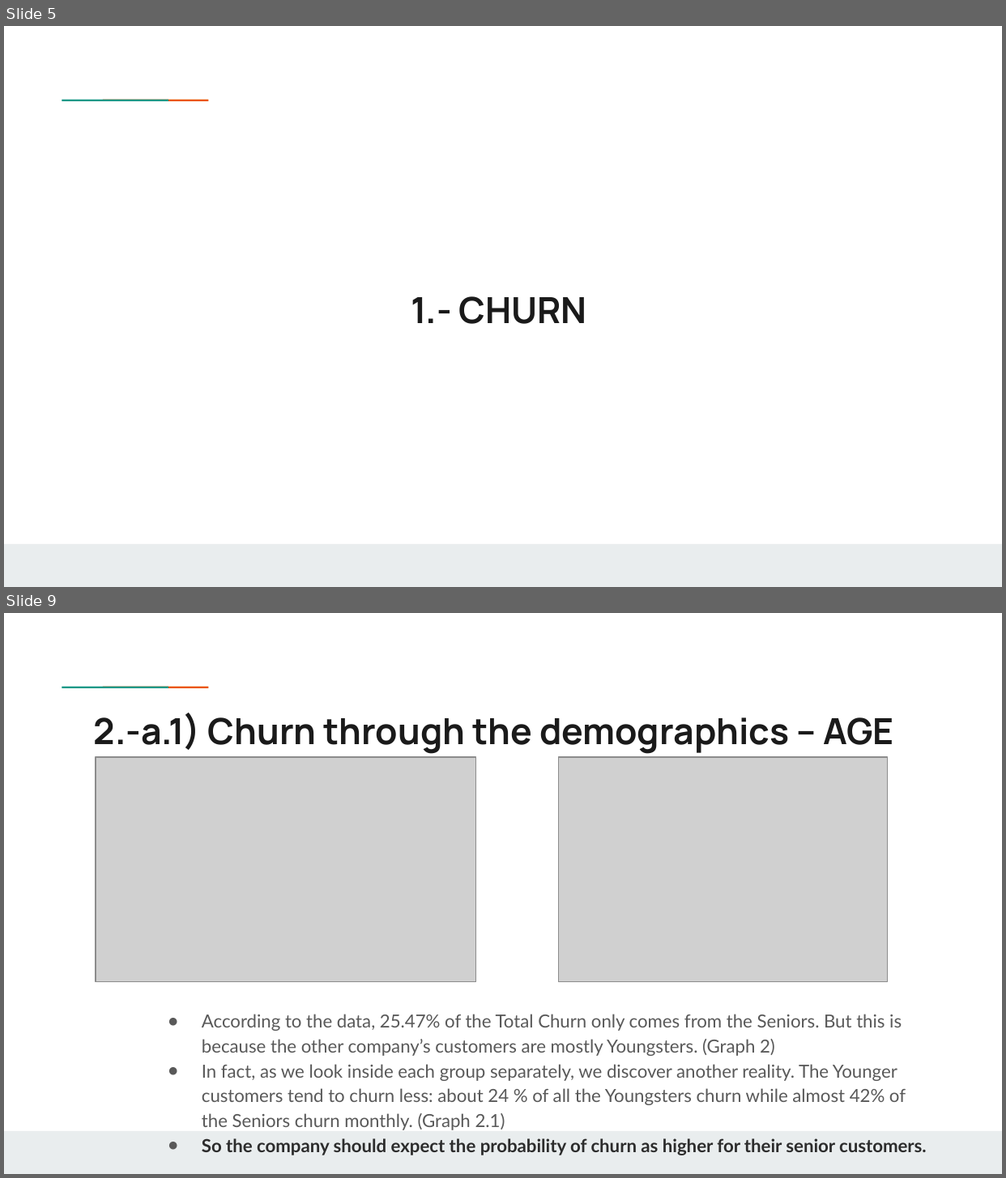
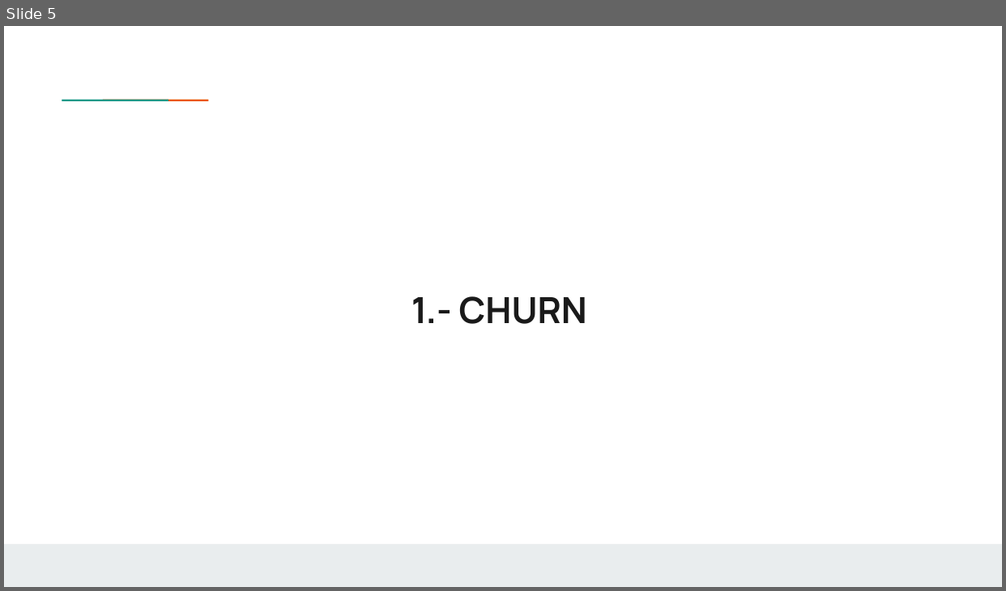
Before and after one commit to weinerkervens/churn_analysis, a slide deck: presentation.pptx. Shown one above the other, each under a label of ours: slides 5 and 9 before the commit, slide 5 after it; the slides between them are not shown. The pictures are 1006x1178 and 1006x591 pixels, drawn with LibreOffice and Linux fonts; fonts in the diff are those of the drawing; grey boxes stand for pictures; background and template pictures are left out. Boxes give left, top, right and bottom in pixels: in the first picture for what was removed or moved away, otherwise in the second. Text is boxed around its words. In the diff, an @@ line names an element or a change of style, - is before the commit and + after.

```diff
--- a/presentation.pptx
+++ b/presentation.pptx
@@ slide 9 removed at [4,613,1002,1174], background #FFFFFF; not listed: 3 template elements that a slide beside it also shows @@
@@ title removed at [94,713,894,754] @@
-2.-a.1) Churn through the demographics – AGE
@@ picture removed at [96,756,476,982] @@
@@ picture removed at [558,756,887,982] @@
@@ text removed at [202,1014,927,1156] @@
-● According to the data, 25.47% of the Total Churn only comes from the Seniors. But this is because the other company’s customers are mostly Youngsters. (Graph 2)
-● In fact, as we look inside each group separately, we discover another reality. The Younger customers tend to churn less: about 24 % of all the Youngsters churn while almost 42% of the Seniors churn monthly. (Graph 2.1)
-● So the company should expect the probability of churn as higher for their senior customers.
```
Also in this commit, not shown: 1 slide changed, 1 slide added, 25 other slides removed.
